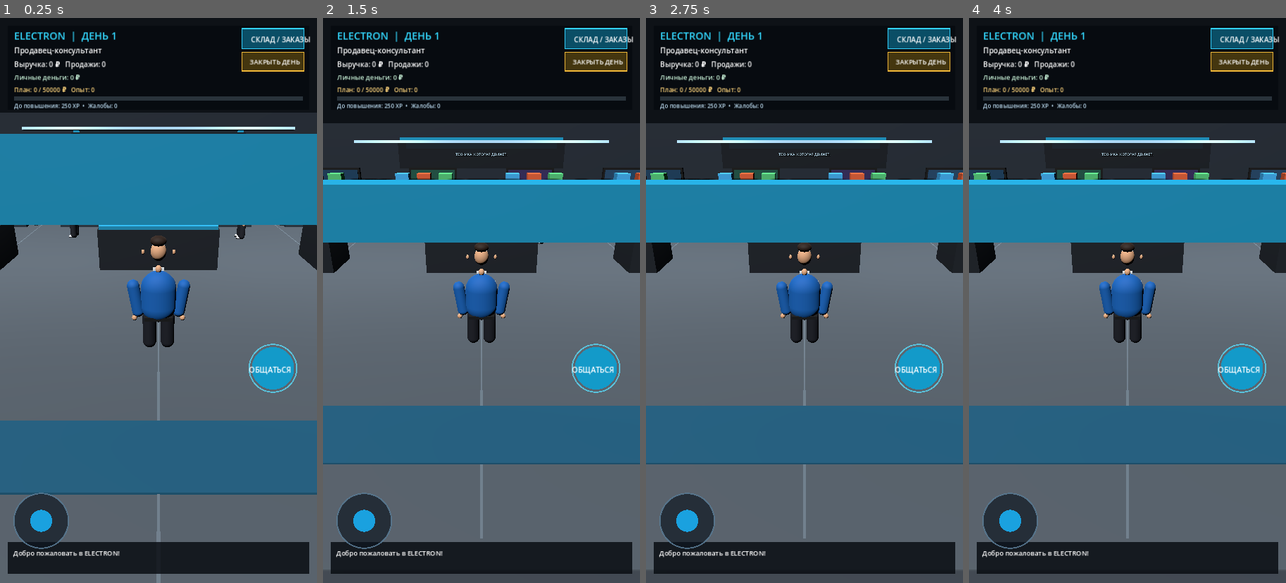
Above: before the commit, frames 1-4 (left to right).
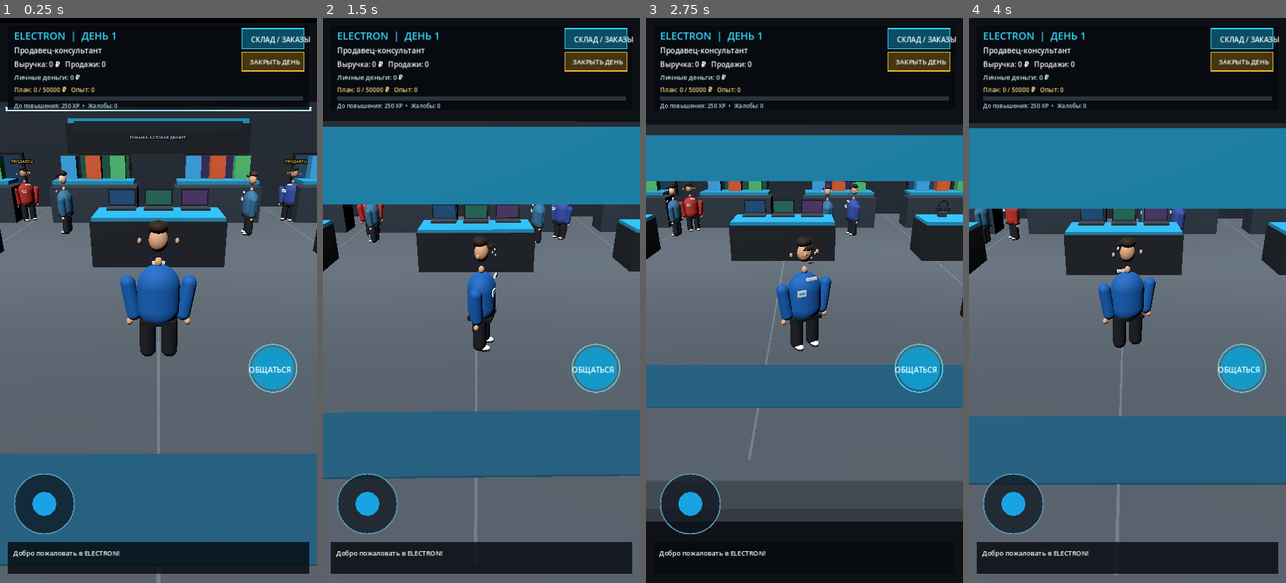
Above: after the commit, the same moments.

Repository: shilinillyaalexandrovich-wq/ELECTRON-3D
Game: Godot game, scene res://scenes/main.tscn
Two runs of this game, one before a commit and one after it. Both use one fixed random seed, a clock stepped at 60 frames per second and the inputs below.
Inputs (mouse positions are in pixels of both pictures, inside the frame that each line leads up to):
- Up to frame 1 (0.25 s): no input
- Up to frame 2 (1.5 s): move the mouse to (551, 272) at 0.52 s; click (551, 272) at 0.67 s; drag from (418, 328) to (465, 413) at 1.27 s
- Up to frame 3 (2.75 s): move the mouse to (836, 176) at 2.02 s; click (836, 176) at 2.17 s
- Up to frame 4 (4 s): drag from (1111, 413) to (1032, 215) at 2.77 s; move the mouse to (1222, 385) at 3.52 s; click (1222, 385) at 3.67 s

The runs differ from the first frame. In frame 1, 35% of the frame differs, in the area x 0-100%, y 14-97%; in frame 2, 25%; in frame 3, 50%, in the area x 0-100%, y 18-100%; in frame 4, 25%.

Commit message:
Make ELECTRON touch controls floating and camera-relative

Diff:
--- a/scripts/game.gd
+++ b/scripts/game.gd
@@ -392,11 +392,11 @@
             hud.draw_string(ThemeDB.fallback_font, row.position + Vector2(12,42), "Закупка: %d ₽  •  Продажа: %d ₽" % [int(item["cost"]), int(item["price"])], HORIZONTAL_ALIGNMENT_LEFT, 340, 13, Color(0.65,0.88,0.92))
             hud.draw_string(ThemeDB.fallback_font, row.position + Vector2(370,32), "ЗАКАЗАТЬ +3", HORIZONTAL_ALIGNMENT_LEFT, 150, 15, Color(0.2,0.9,1.0))
         hud.draw_string(ThemeDB.fallback_font, panel.position + Vector2(22,455), "Нажми на товар, чтобы заказать 3 единицы. Нажми «СКЛАД» для закрытия.", HORIZONTAL_ALIGNMENT_LEFT, 520, 14, Color(0.72,0.82,0.88))
-    var center := _get_joystick_center(size)
+    var center := joystick_origin if joystick_touch != -1 else _get_joystick_center(size)
     var joystick_scale := _get_joystick_scale(size)
-    hud.draw_circle(center, 62.0 * joystick_scale, Color(0.05, 0.08, 0.12, 0.68))
-    hud.draw_circle(center, 62.0 * joystick_scale, Color(0.35, 0.48, 0.58, 0.85), false, 3.0 * joystick_scale)
-    hud.draw_circle(center + joystick_vector * 38.0 * joystick_scale, 25.0 * joystick_scale, Color(0.1, 0.65, 0.9, 0.96))
+    hud.draw_circle(center, 68.0 * joystick_scale, Color(0.05, 0.08, 0.12, 0.72))
+    hud.draw_circle(center, 68.0 * joystick_scale, Color(0.35, 0.58, 0.72, 0.92), false, 3.0 * joystick_scale)
+    hud.draw_circle(center + joystick_vector * 48.0 * joystick_scale, 27.0 * joystick_scale, Color(0.1, 0.65, 0.9, 0.98))
     dialogue_rects.clear()
     if is_instance_valid(active_customer):
         action_button_rect = Rect2()
@@ -445,33 +445,37 @@
 func _physics_process(delta: float) -> void:
     if not is_instance_valid(player):
         return
-
-    # Джойстик задаёт направление относительно экрана: вверх всегда вперёд.
-    # Камера следует за игроком, но не вращается вслед за каждым поворотом модели.
+    # Вектор управления строится по базису камеры: вверх на экране — вперёд.
     var input_vector := joystick_vector
-    if input_vector.length() > 0.08:
-        var direction := Vector3(input_vector.x, 0.0, input_vector.y)
-        direction = direction.normalized()
-        var target_speed := 4.0
-        player.velocity.x = move_toward(player.velocity.x, direction.x * target_speed, 18.0 * delta)
-        player.velocity.z = move_toward(player.velocity.z, direction.z * target_speed, 18.0 * delta)
-        player.rotation.y = lerp_angle(player.rotation.y, atan2(-direction.x, -direction.z), minf(1.0, delta * 12.0))
+    if input_vector.length() > 0.10:
+        var camera_right := camera.global_transform.basis.x
+        var camera_forward := -camera.global_transform.basis.z
+        camera_right.y = 0.0
+        camera_forward.y = 0.0
+        camera_right = camera_right.normalized()
+        camera_forward = camera_forward.normalized()
+        var direction := (camera_right * input_vector.x + camera_forward * -input_vector.y).normalized()
+        var target_speed := 4.2
+        player.velocity.x = move_toward(player.velocity.x, direction.x * target_speed, 24.0 * delta)
+        player.velocity.z = move_toward(player.velocity.z, direction.z * target_speed, 24.0 * delta)
+        player.rotation.y = lerp_angle(player.rotation.y, atan2(-direction.x, -direction.z), 1.0 - exp(-14.0 * delta))
     else:
-        player.velocity.x = move_toward(player.velocity.x, 0.0, 22.0 * delta)
-        player.velocity.z = move_toward(player.velocity.z, 0.0, 22.0 * delta)
-
+        player.velocity.x = move_toward(player.velocity.x, 0.0, 28.0 * delta)
+        player.velocity.z = move_toward(player.velocity.z, 0.0, 28.0 * delta)
     player.velocity.y = 0.0
     player.move_and_slide()
-    player.global_position.x = clampf(player.global_position.x, -10.5, 10.5)
-    player.global_position.z = clampf(player.global_position.z, -7.5, 7.5)
-    _update_camera_transform()
-
-func _update_camera_transform() -> void:
+    if player.global_position.x < -10.4 or player.global_position.x > 10.4:
+        player.velocity.x = 0.0
+    if player.global_position.z < -7.4 or player.global_position.z > 7.4:
+        player.velocity.z = 0.0
+    _update_camera_transform(delta)
+
+func _update_camera_transform(delta: float = 0.016) -> void:
     if not is_instance_valid(camera) or not is_instance_valid(player):
         return
-    # Камера плавно сопровождает персонажа с постоянным направлением обзора.
-    var target_position := player.global_position + Vector3(0.0, 3.8, 6.4)
-    camera.global_position = camera.global_position.lerp(target_position, 0.16)
+    var target_position := player.global_position + Vector3(0.0, 3.5, 6.0)
+    var follow_weight := 1.0 - exp(-8.0 * delta)
+    camera.global_position = camera.global_position.lerp(target_position, follow_weight)
     camera.look_at(player.global_position + Vector3(0.0, 0.95, 0.0), Vector3.UP)
 
 func _input(event: InputEvent) -> void:
@@ -499,7 +503,7 @@
                 return
             if joystick_touch == -1 and _is_joystick_touch_zone(event.position, size):
                 joystick_touch = event.index
-                joystick_origin = center
+                joystick_origin = event.position
                 _update_stick(event.position)
         else:
             if event.index == joystick_touch:
@@ -541,7 +545,7 @@
                 return
             if joystick_touch == -1 and _is_joystick_touch_zone(event.position, size):
                 joystick_touch = 0
-                joystick_origin = center
+                joystick_origin = event.position
                 _update_stick(event.position)
         elif event.button_index == MOUSE_BUTTON_LEFT and not event.pressed:
             if joystick_touch == 0:
@@ -580,19 +584,20 @@
     return false
 
 func _get_joystick_center(size: Vector2) -> Vector2:
-    return Vector2(size.x * 0.13, size.y * 0.89)
+    return Vector2(size.x * 0.14, size.y * 0.86)
 
 func _get_joystick_scale(size: Vector2) -> float:
     return minf(size.x / 720.0, size.y / 1280.0)
 
 func _is_joystick_touch_zone(pos: Vector2, size: Vector2) -> bool:
-    # Большая удобная зона захвата в нижней левой части экрана.
-    return pos.x < size.x * 0.43 and pos.y > size.y * 0.58 and pos.distance_to(_get_joystick_center(size)) < 104.0 * _get_joystick_scale(size)
+    # Плавающий джойстик: можно начать движение в любой точке нижней левой зоны.
+    return pos.x < size.x * 0.56 and pos.y > size.y * 0.48 and pos.y < size.y - 70.0
 
 func _update_stick(pos: Vector2) -> void:
     var scale_factor := _get_joystick_scale(get_viewport().get_visible_rect().size)
-    var travel := 43.0 * scale_factor
-    joystick_vector = ((pos - joystick_origin) / maxf(1.0, travel)).limit_length(1.0)
+    var travel := 58.0 * scale_factor
+    var offset := pos - joystick_origin
+    joystick_vector = Vector2.ZERO if offset.length() < 8.0 * scale_factor else (offset / maxf(1.0, travel)).limit_length(1.0)
 
 func _serve_customer() -> void:
     if is_instance_valid(active_customer):
